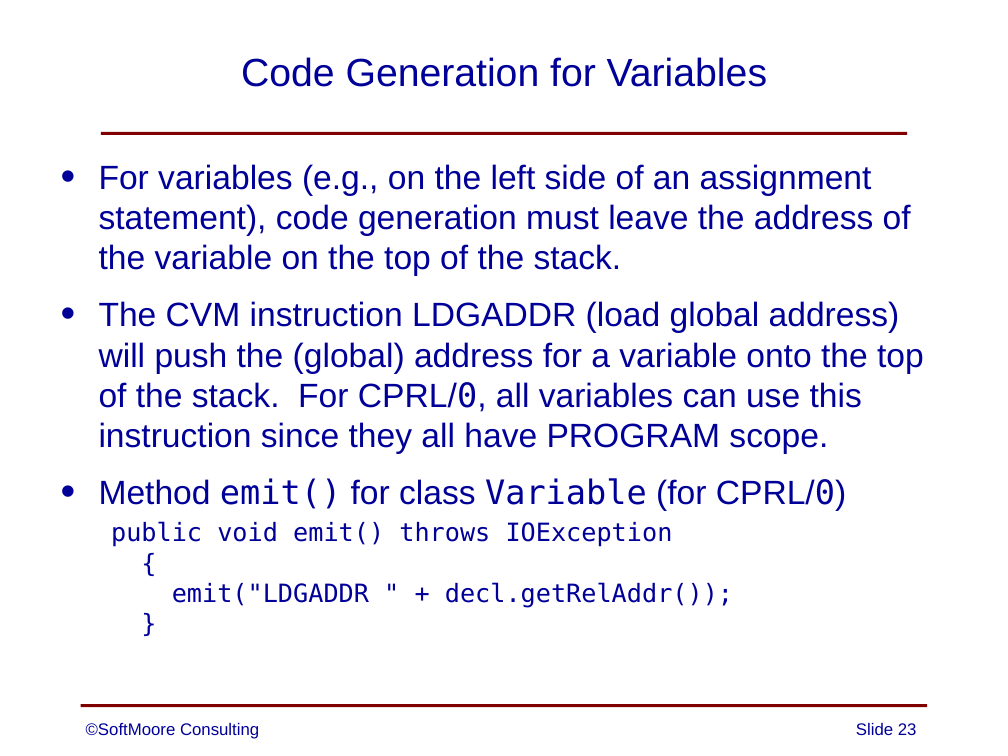
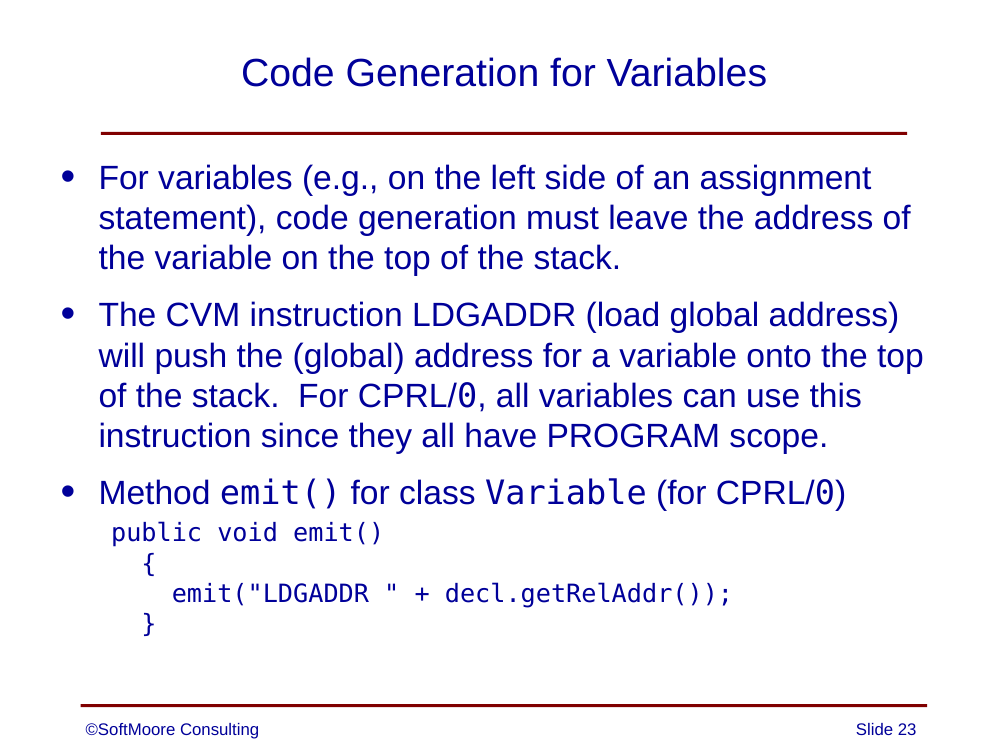
Before and after one commit to SoftMoore/CPRL, a slide deck: slide 23 of PowerPoint/11 - Code Generation.pptx. Drawn at 1008x756 pixels with LibreOffice and Linux fonts; fonts in the diff are those of the drawing. Boxes give left, top, right and bottom in pixels: in the first picture for what was removed or moved away, otherwise in the second. Text is boxed around its words. In the diff, an @@ line names an element or a change of style, - is before the commit and + after.

```diff
--- a/PowerPoint/11 - Code Generation.pptx
+++ b/PowerPoint/11 - Code Generation.pptx
@@ text at [111, 521, 384, 547]: text changed @@
-  public void emit() throws IOException
+  public void emit()
```
Also in this commit, not shown: 12 other slides changed, 2 other files.
